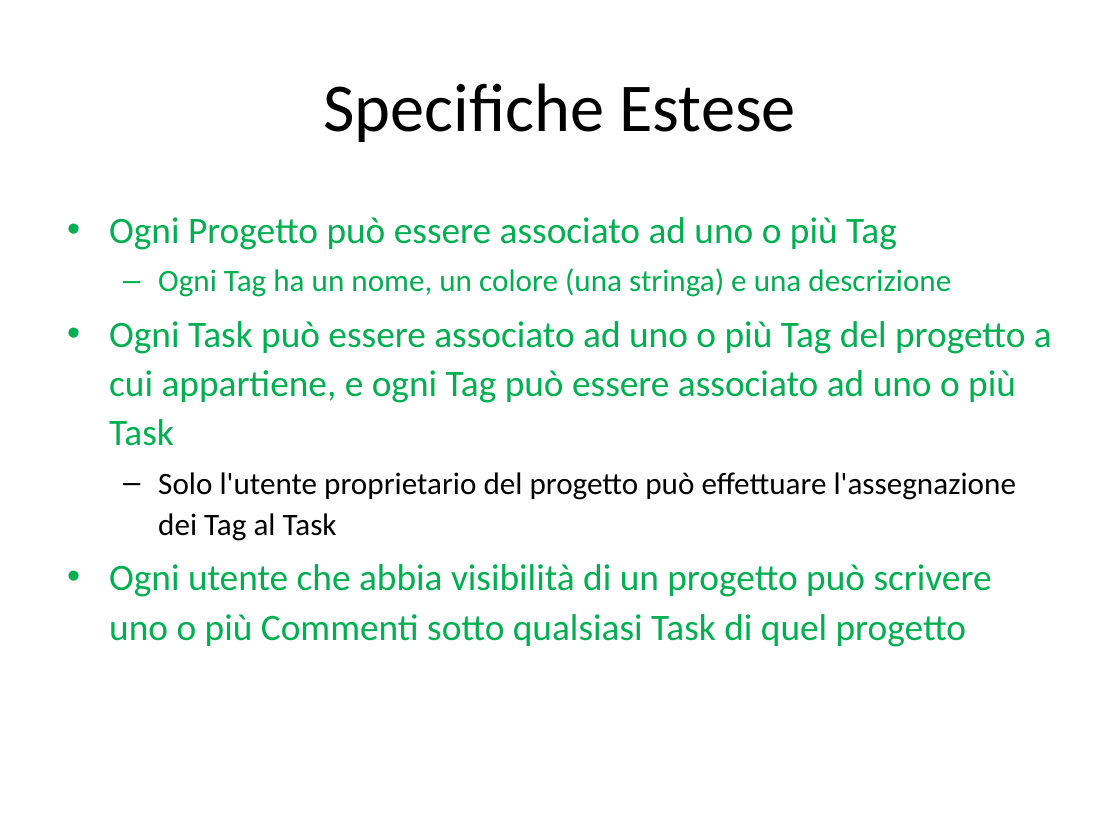
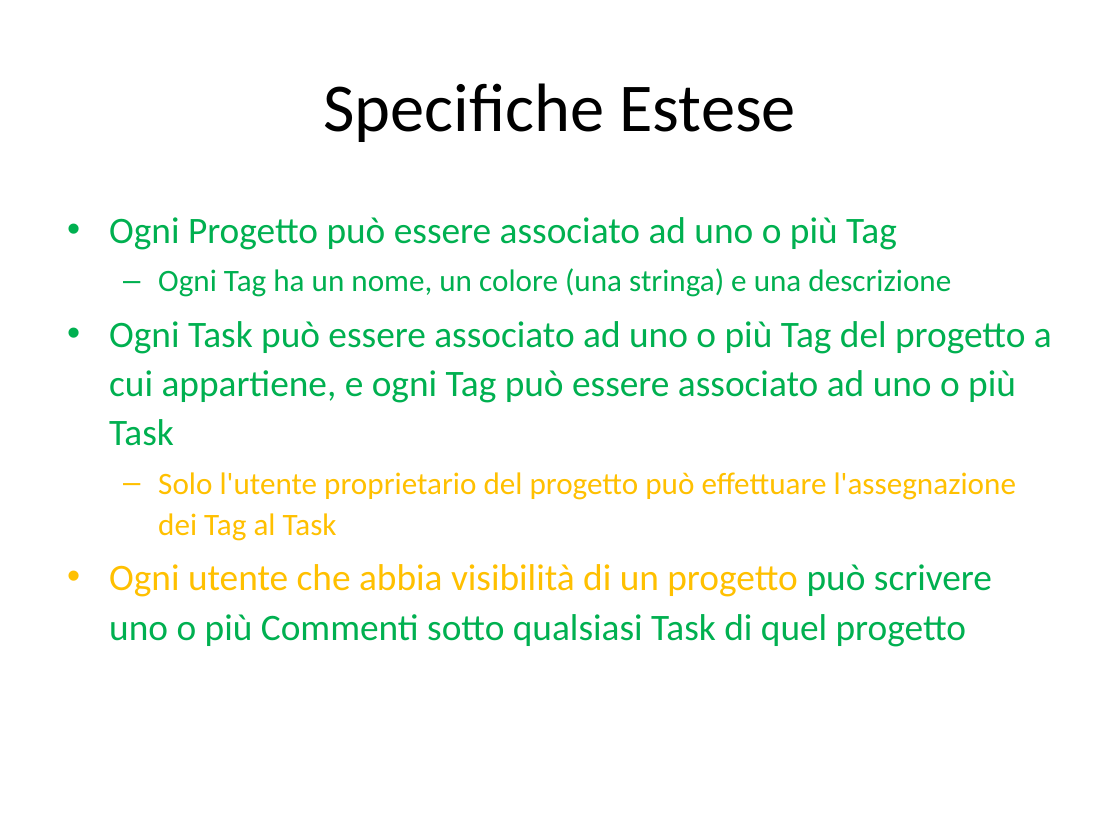
Before and after one commit to JohnnyWalkerRed/SIW-ProjectManager, a slide deck: slide 4 of Direttive progetto e class diagram/siw-progetto-giugno-2020.pptx. Drawn at 1120x840 pixels with LibreOffice and Linux fonts; fonts in the diff are those of the drawing. Boxes give left, top, right and bottom in pixels: in the first picture for what was removed or moved away, otherwise in the second. Text is boxed around its words. In the diff, an @@ line names an element or a change of style, - is before the commit and + after.

```diff
--- a/Direttive progetto e class diagram/siw-progetto-giugno-2020.pptx
+++ b/Direttive progetto e class diagram/siw-progetto-giugno-2020.pptx
@@ text at [109, 472, 1016, 647]: text colour #000000 to #FFC000 in "Solo l'utente proprietario del progetto può effettuare ..."; text colour #00B050 to #FFC000 in "Ogni utente che abbia visibilità di un ..." @@
```
Also in this commit, not shown: 5 other slides changed, 2 other files.
